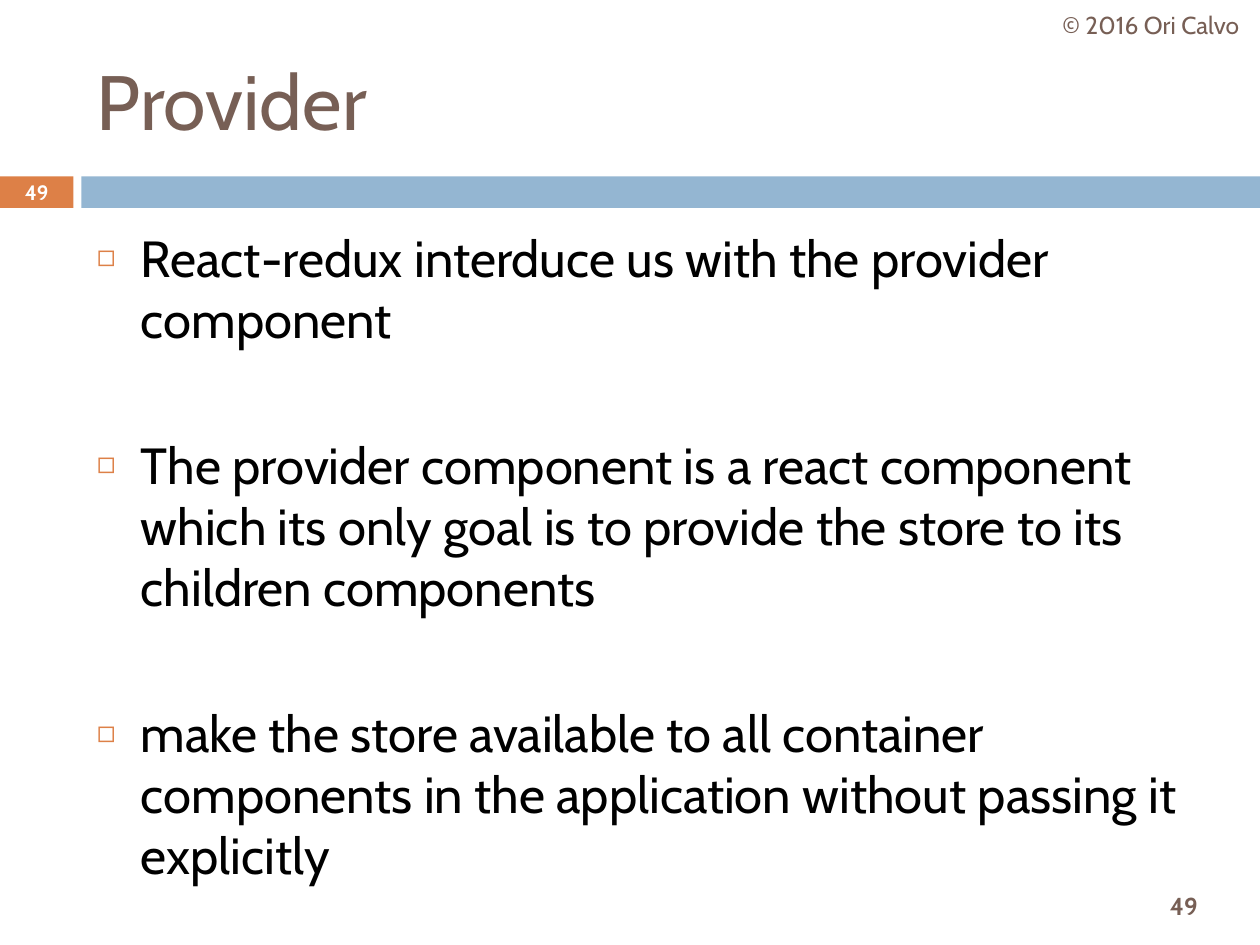
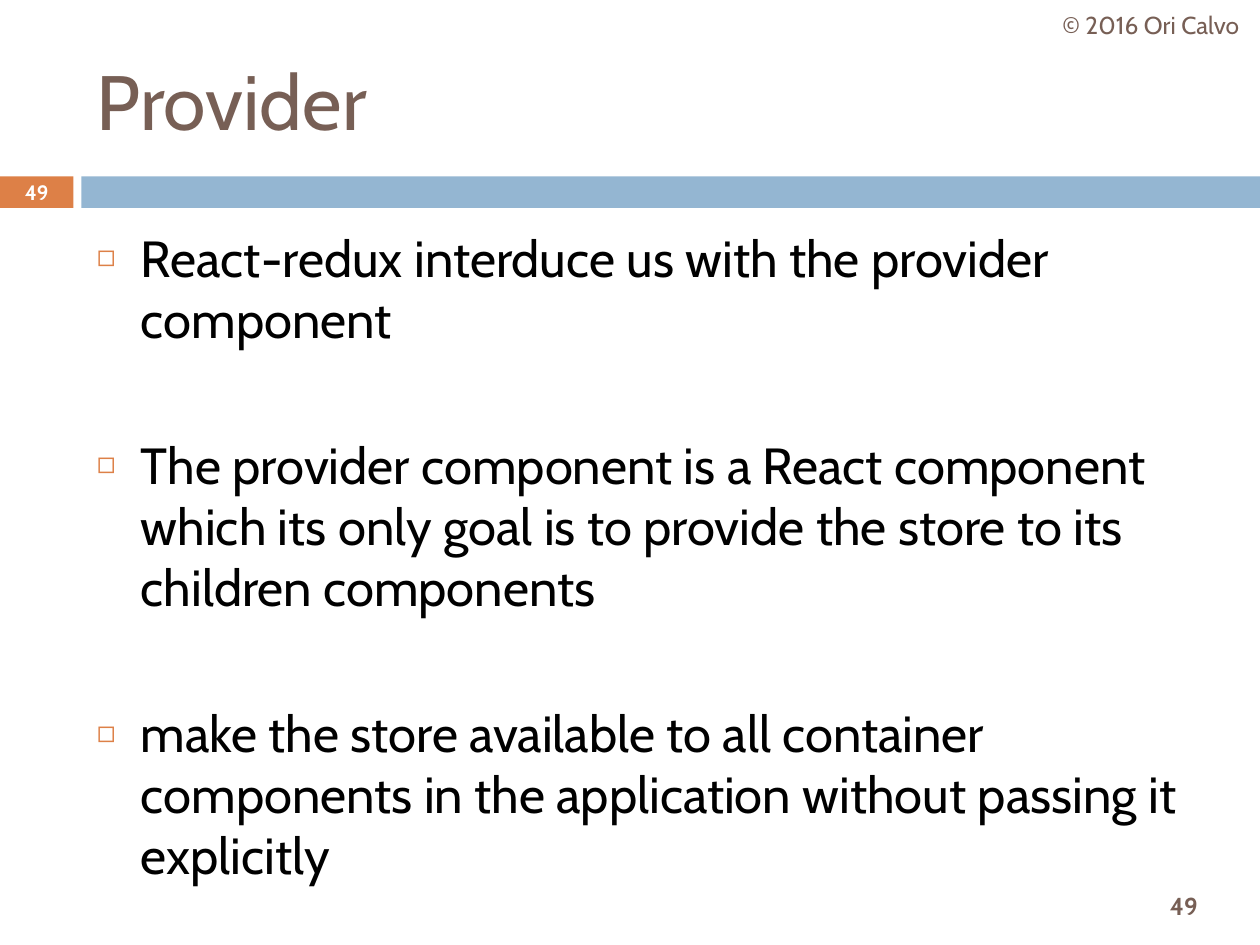
Before and after one commit to oricalvo/course-redux, a slide deck: slide 49 of Redux.pptx. Drawn at 1260x945 pixels with LibreOffice and Linux fonts; fonts in the diff are those of the drawing. Boxes give left, top, right and bottom in pixels: in the first picture for what was removed or moved away, otherwise in the second. Text is boxed around its words. In the diff, an @@ line names an element or a change of style, - is before the commit and + after.

```diff
--- a/Redux.pptx
+++ b/Redux.pptx
@@ text at [141,446,1145,618]: text changed @@
-◻ The provider component is a react component which its only goal is to provide the store to its children components
+◻ The provider component is a React component which its only goal is to provide the store to its children components
```
Also in this commit, not shown: 8 other slides changed, 16 slides added.
